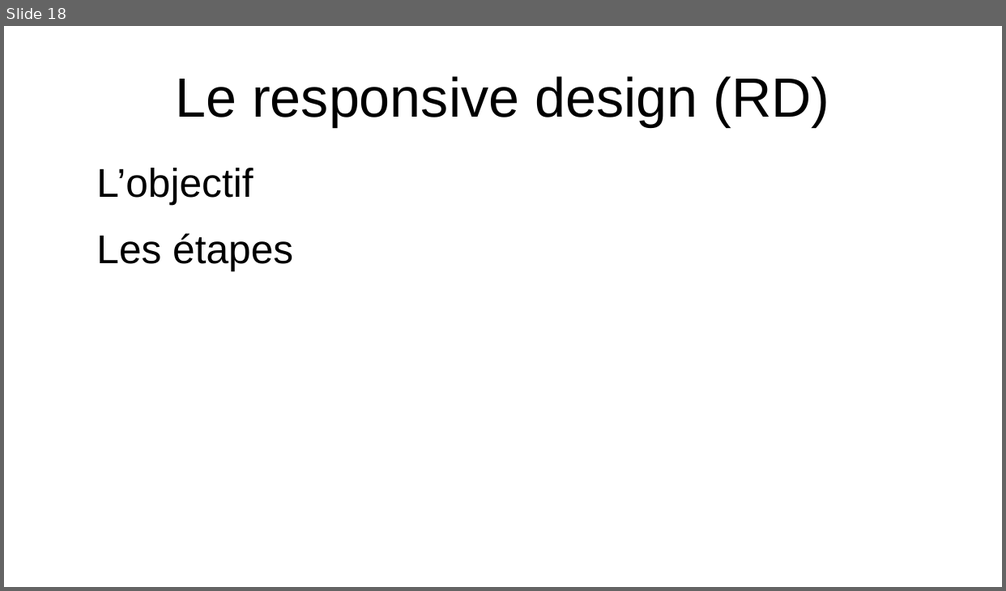
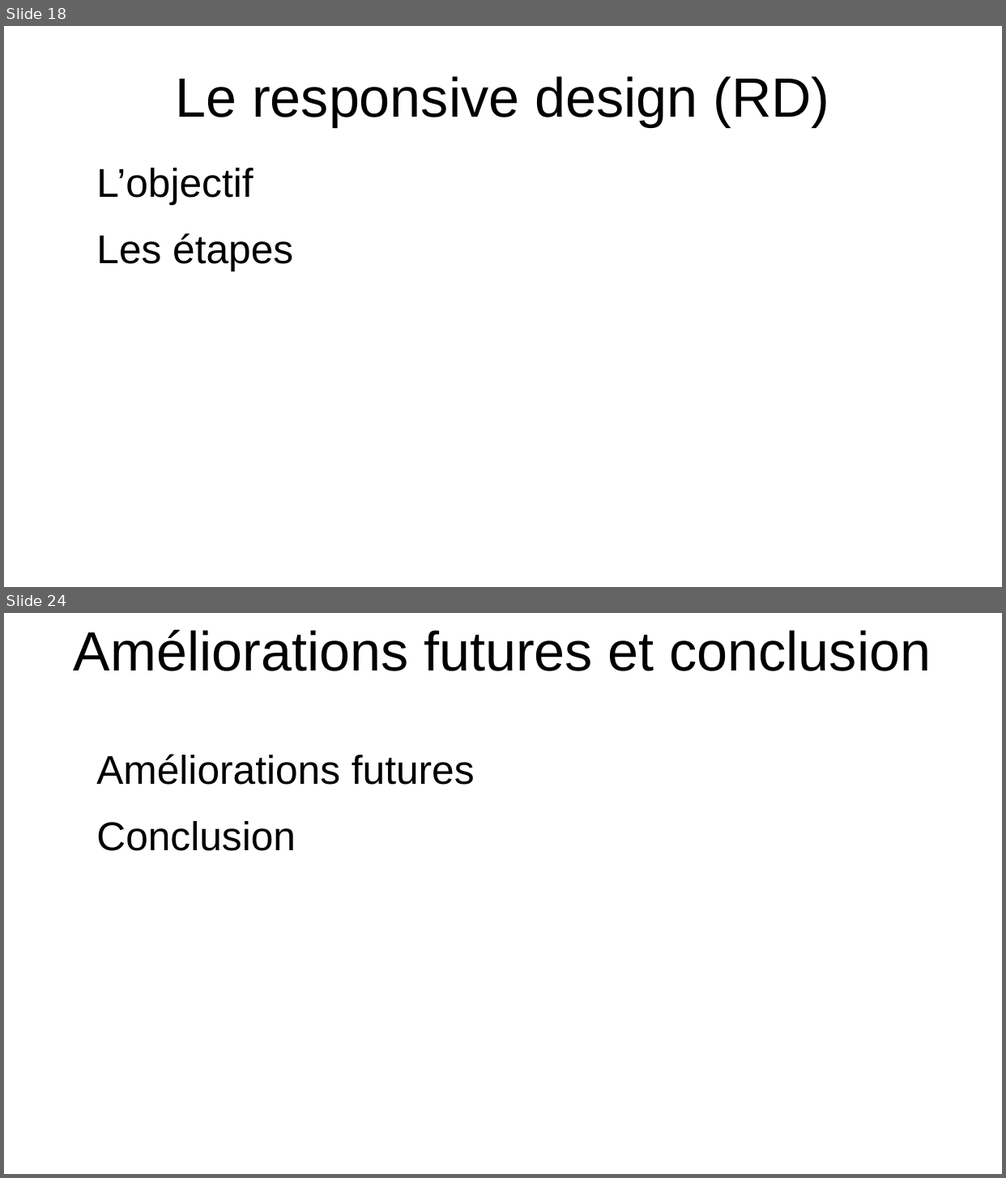
Before and after one commit to FreakyFennec/Les-Evenements, a slide deck: Dossier synthèse et professionnel/powerpoint-DS-AHJ.odp. Shown one above the other, each under a label of ours: slide 18 before the commit, slides 18 and 24 after it; the slides between them are not shown. The pictures are 1006x591 and 1006x1178 pixels, drawn with LibreOffice and Linux fonts; fonts in the diff are those of the drawing. Boxes give left, top, right and bottom in pixels: in the first picture for what was removed or moved away, otherwise in the second. Text is boxed around its words. In the diff, an @@ line names an element or a change of style, - is before the commit and + after.

```diff
--- a/Dossier synthèse et professionnel/powerpoint-DS-AHJ.odp
+++ b/Dossier synthèse et professionnel/powerpoint-DS-AHJ.odp
@@ slide 24 added at [4,613,1002,1174], background #FFFFFF @@
@@ title added at [74,629,931,671], 44 pt, text #000000 @@
+Améliorations futures et conclusion
@@ text added at [96,754,475,851], 32 pt, text #000000 @@
+Améliorations futures
+Conclusion
```
Also in this commit, not shown: 1 slide changed, 5 other slides added, 1 other file.
